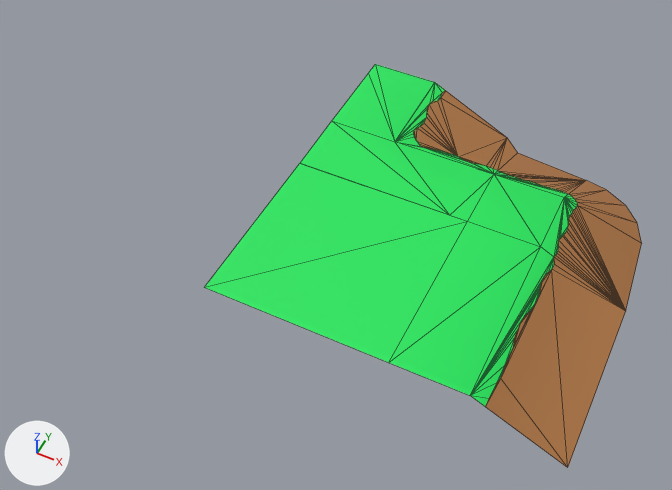
Two versions of the glTF model Cade-WFC/Meshes/WFC-Chunks.glb, one commit apart.
Before and after are seen from a camera (50 mm lens) standing at (1.88, -2.32, 4.07) and looking at (0.37, 0.71, 0.3). Every picture has the same lights, and +X, +Y and +Z are marked at lower left. Mesh edges are drawn as thin lines. Where no turn or scale is listed for an object, it has been applied to the vertices.

In view in the first picture: 'Corner', 'Grass', 'InCorner', 'Slope'.
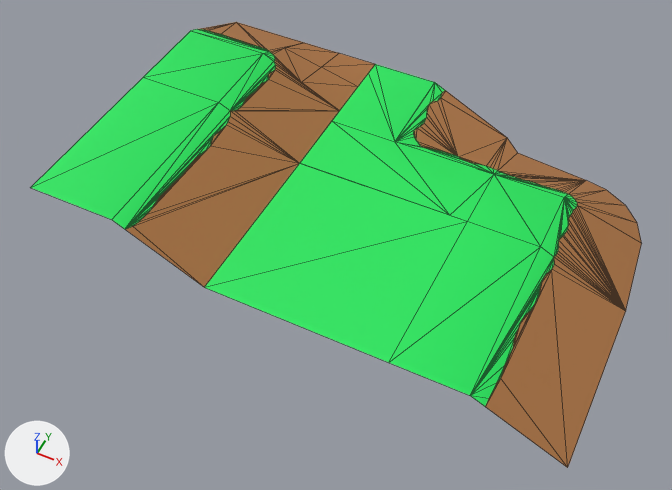
Pixel boxes [x1, y1, x2, y2] of what changed, in the pictures (672 x 490 px):
'TopSlope', added
    after: [30, 77, 299, 287]
    faces in mat_grass (green #1de75d): [30, 77, 230, 229]
    faces in mat_beach (brown #ac7545): [125, 111, 299, 287]
'TopCorner', added
    after: [144, 22, 375, 163]
    faces in mat_beach (brown #ac7545): [201, 22, 375, 163]
    faces in mat_grass (green #1de75d): [144, 29, 276, 111]

The change in detail:
Mesh me_cube_005 is new.
It has 83 vertices, 150 faces and spans x -0.25..0.75, y -0.5..0.5, z 0.0..0.25.
Faces by material slot: [72, 78].
It uses material mat_grass (green #1de75d).
It uses material mat_beach (brown #ac7545).
Mesh me_cube_003 is new.
It has 38 vertices, 66 faces and spans x -0.5..0.5, y -0.5..0.5, z 0.0..0.25.
Faces by material slot: [34, 32].
It uses material mat_grass (green #1de75d).
It uses material mat_beach (brown #ac7545).
Object 'TopCorner' (ob_topcorner) is new; it shows me_cube_005.
Its location is (-0.75, 1.5, 0.5).
Object 'TopSlope' (ob_topslope) is new; it shows me_cube_003.
Its location is (-0.5, 0.5, 0.5).
